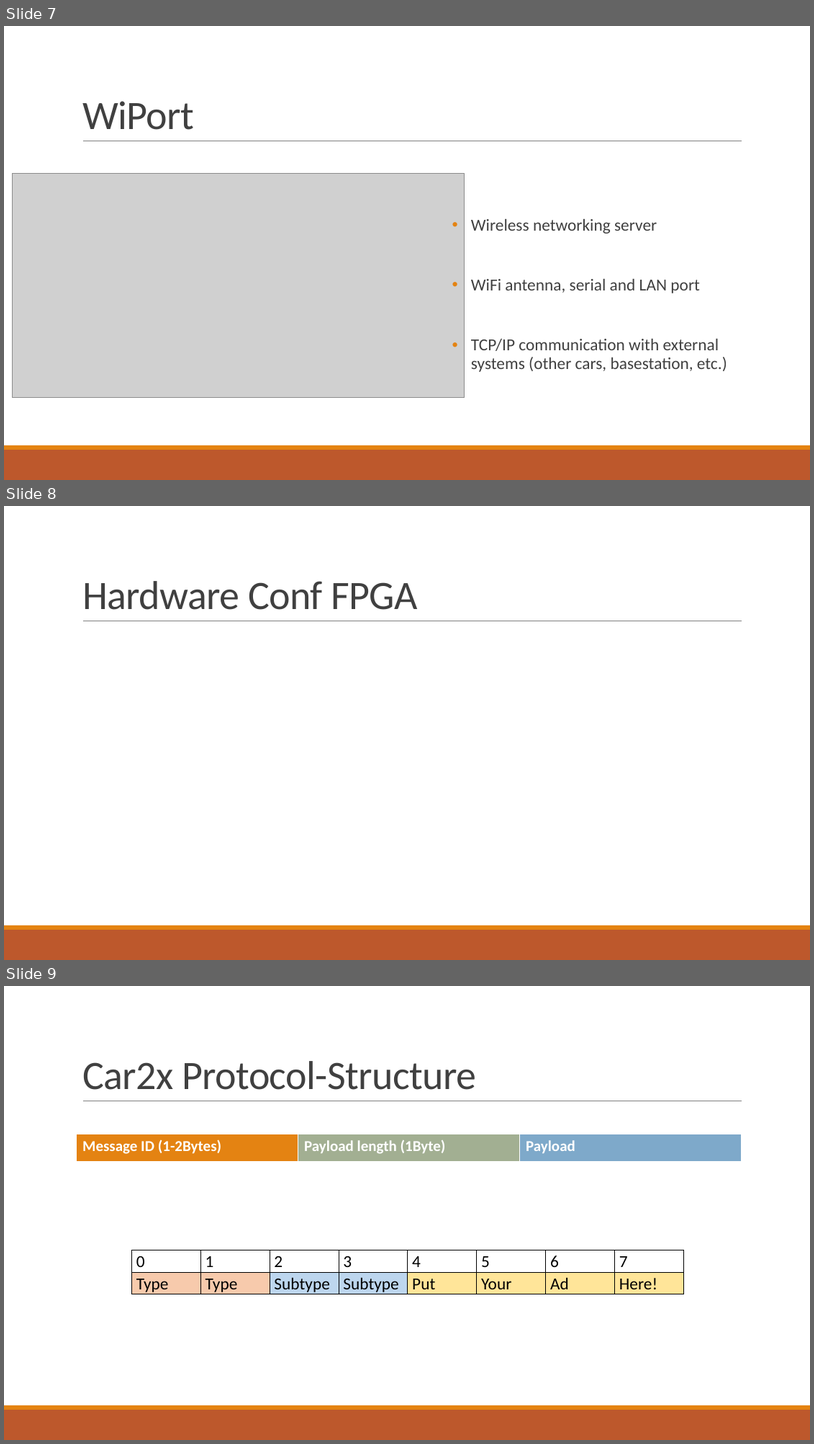
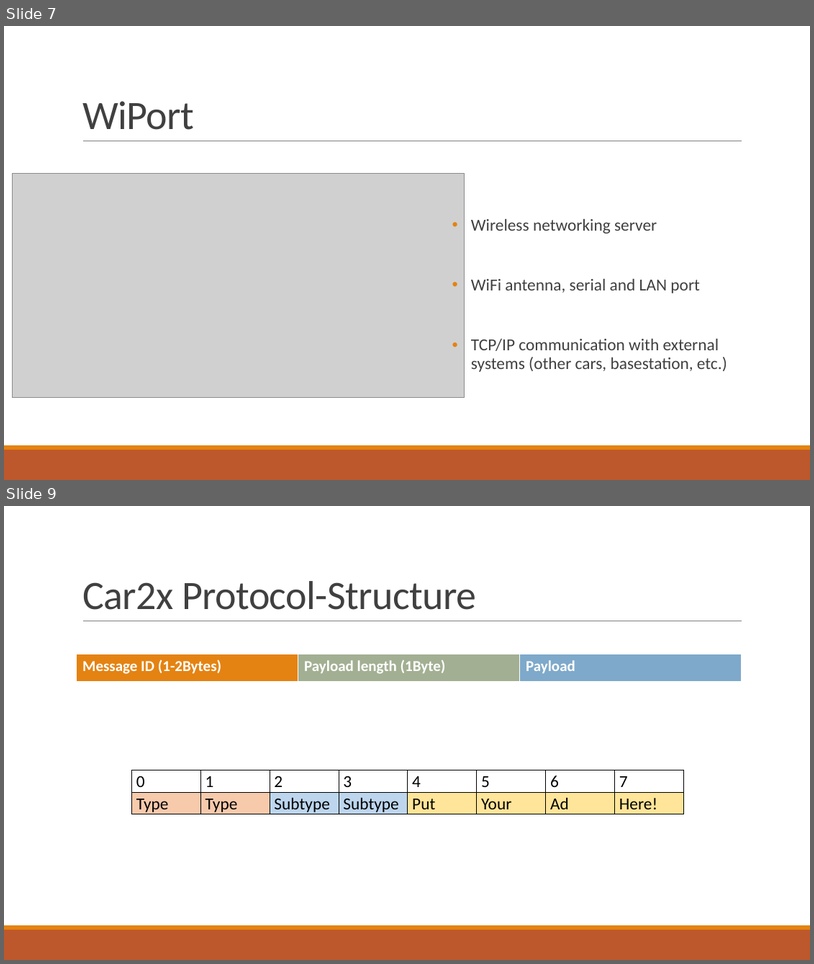
Before and after one commit to fjanssen/Car2X, a slide deck: doc/MidTerm.pptx. Shown one above the other, each under a label of ours: slides 7, 8 and 9 before the commit, slides 7 and 9 after it; the slides between them are not shown. The pictures are 814x1444 and 814x964 pixels, drawn with LibreOffice and Linux fonts; fonts in the diff are those of the drawing; grey boxes stand for pictures. Boxes give left, top, right and bottom in pixels: in the first picture for what was removed or moved away, otherwise in the second. Text is boxed around its words. In the diff, an @@ line names an element or a change of style, - is before the commit and + after.

Commit message:
Adds Comm flow, goals, fpga config to midterm presentation

```diff
--- a/doc/MidTerm.pptx
+++ b/doc/MidTerm.pptx
@@ slide 8 removed at bbox=[4, 506, 810, 960], background #FFFFFF; not listed: 3 template elements that a slide beside it also shows @@
@@ title removed at bbox=[82, 581, 418, 610] @@
-Hardware Conf FPGA
```
Also in this commit, not shown: 1 slide changed, 3 slides added, 2 other slides removed, 1 other file.
